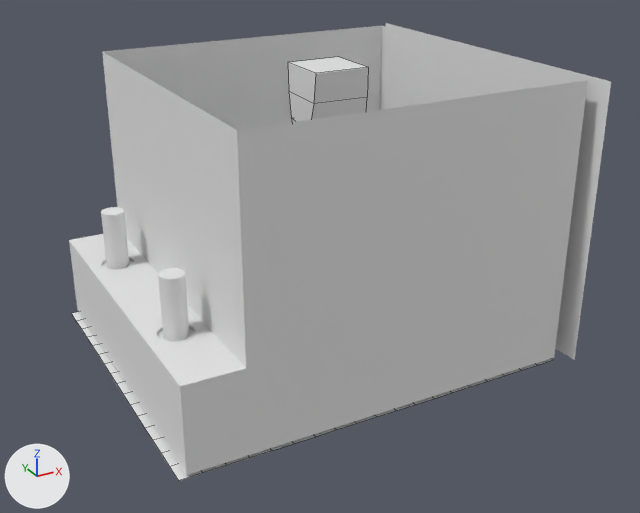
A saved change to the Blender file Assets/Models/City/BookFountainPool.blend.
Both versions are drawn from a camera (50 mm lens) standing at (-14.7, -26.3, 16.1) and looking at (-0.6, -0.5, 3.2). Every picture has the same lights, and +X, +Y and +Z are marked at lower left. Mesh edges are drawn as thin lines on the coarser meshes. Objects named as collision shapes, trigger or cutter boxes, shadow casters or lower levels of detail are left out.

Names of what the first picture shows: 'BookFountainPool', 'BookFountainWater', 'Cube.038'.
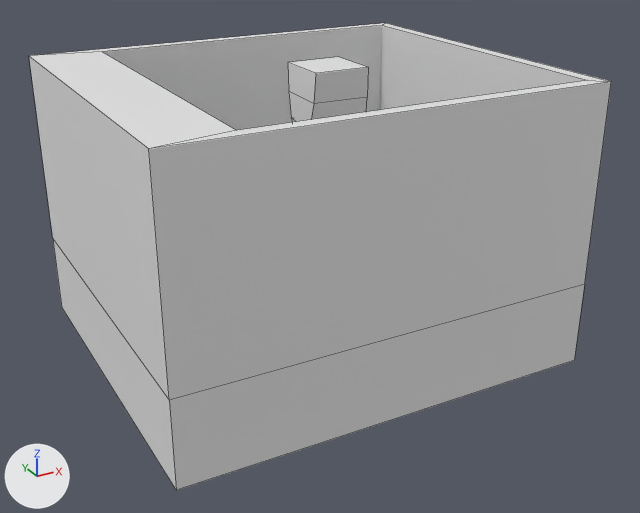
Boxes [x1, y1, x2, y2] around the edits, measured in the pictures (640 x 513 px):
'BookFountainPoolExt', added
    after: [29, 23, 611, 490]
'BookFountainPool', unchanged, covered by the edit
    before: [69, 23, 611, 475]
    after: [103, 26, 586, 130]
'BookFountainWater', unchanged, covered by the edit
    before: [72, 312, 553, 481]

Diff of the bpy script that builds the scene:
```diff
--- a/Assets/Models/City/BookFountainPool.blend.py
+++ b/Assets/Models/City/BookFountainPool.blend.py
@@ me_bookfountainpoolext @@
+me_bookfountainpoolext.from_pydata([(6.0, 6.0, 3.0), (-6.0, 6.0, 3.0), (6.0, -6.0, 3.0), (-6.0, -6.0, 3.0), (6.5, 6.5, -4.0), (6.5, 6.5, -7.0), (6.5, 6.5, 3.0), (6.5, -6.5, -4.0), (6.5, -6.5, -7.0), (6.5, -6.5, 3.0), (-8.5, 6.5, -4.0), (-8.5, 6.5, -7.0), (-8.5, 6.5, 3.0), (-8.5, -6.5, -4.0), (-8.5, -6.5, -7.0), (-8.5, -6.5, 3.0)], [], [(6, 4, 10, 12), (8, 7, 13, 14), (4, 5, 11, 10), (7, 9, 15, 13), (11, 14, 13, 10), (10, 13, 15, 12), (1, 12, 15, 3), (3, 15, 9, 2), (2, 9, 6, 0), (0, 6, 12, 1)])
+me_bookfountainpoolext.polygons.foreach_set('use_smooth', [True] * 10)
@@ ob_bookfountainpoolext @@
+ob_bookfountainpoolext = bpy.data.objects.new('BookFountainPoolExt', me_bookfountainpoolext)
+ob_bookfountainpoolext.location = (0.0, 0.0, 7.0)
```
